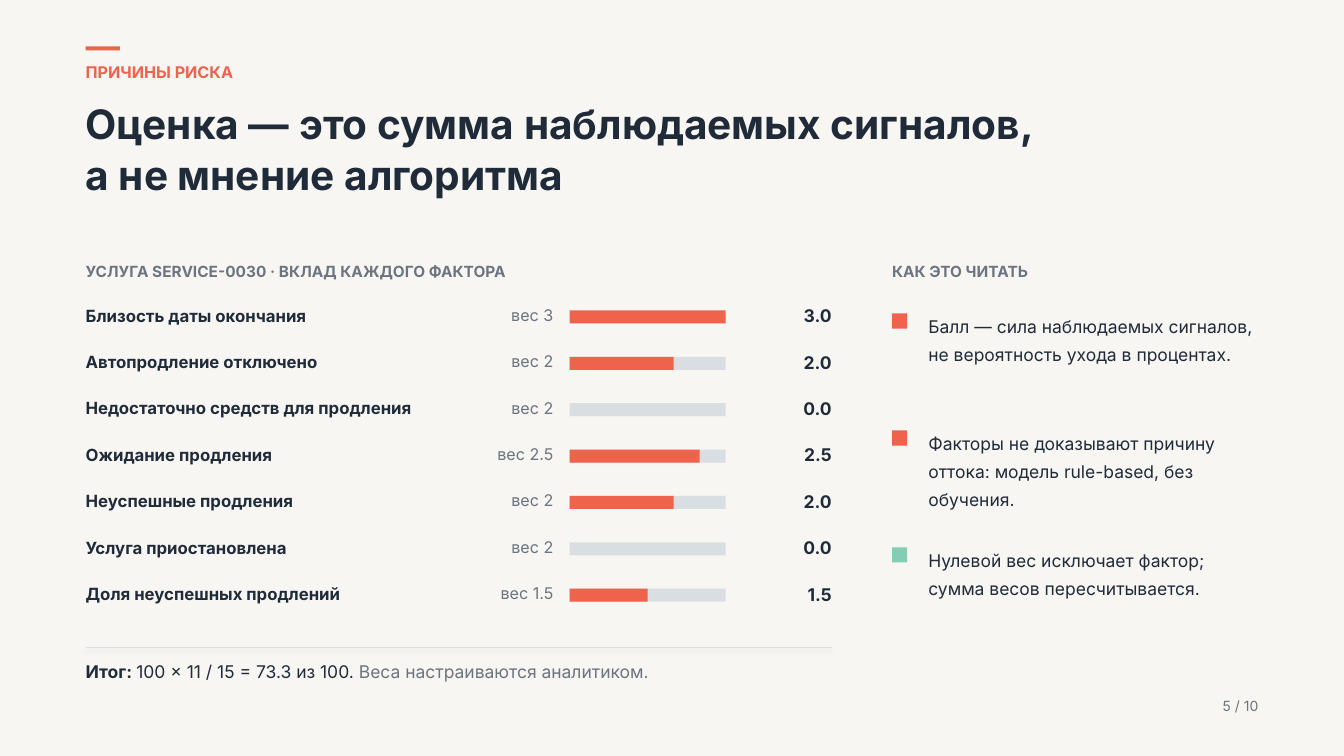
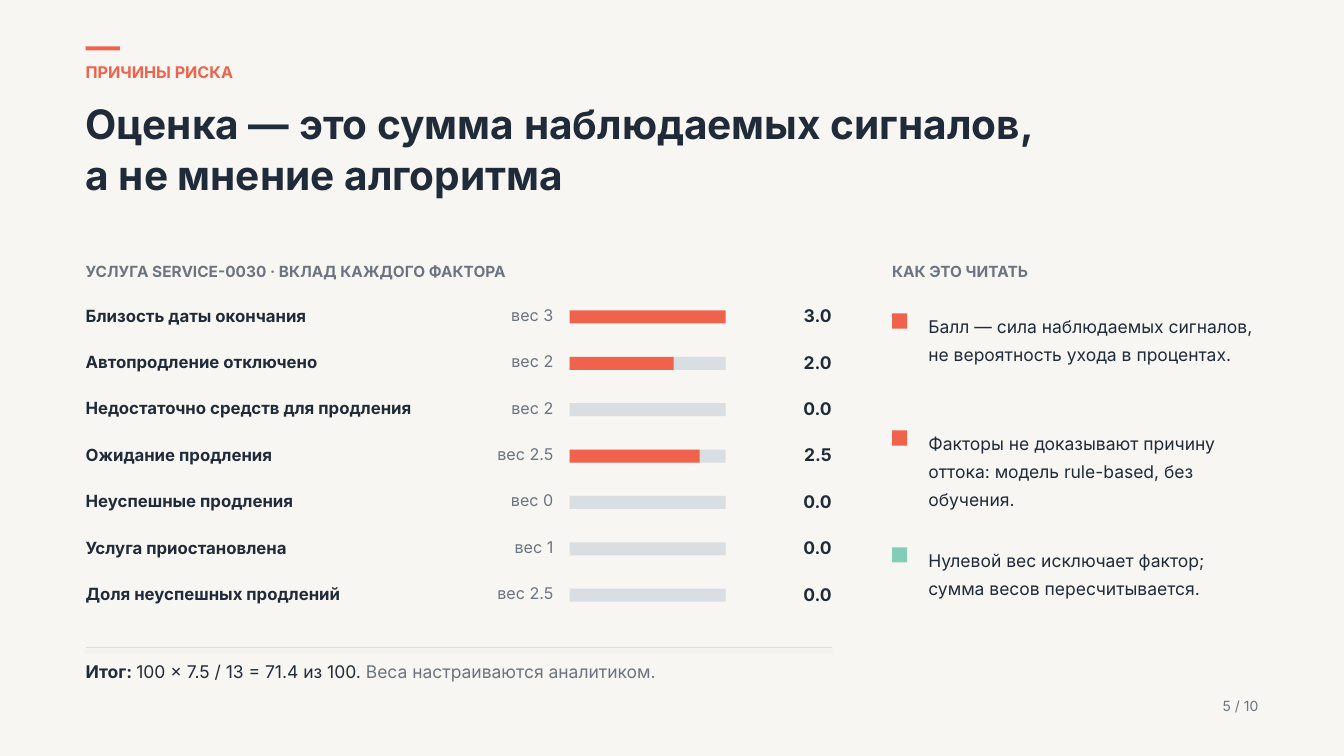
Before and after one commit to ForgeLabHub/ForgeAezaAnalizer, a slide deck: slide 5 of aeza_hackathon_osen_2026.pptx. Drawn at 1344x756 pixels with LibreOffice and Linux fonts; fonts in the diff are those of the drawing. Boxes give left, top, right and bottom in pixels: in the first picture for what was removed or moved away, otherwise in the second. Text is boxed around its words. In the diff, an @@ line names an element or a change of style, - is before the commit and + after.

```diff
--- a/aeza_hackathon_osen_2026.pptx
+++ b/aeza_hackathon_osen_2026.pptx
@@ text at (511,494,553,506): text changed @@
-вес 2
+вес 0
@@ rectangle removed at (570,496,674,509) @@
@@ text at (803,495,831,508): text changed @@
-2.0
+0.0
@@ text at (515,541,554,553): text changed @@
-вес 1.5
+вес 1
@@ text at (497,587,554,599): text changed @@
-вес 2
+вес 2.5
@@ rectangle removed at (570,589,648,602) @@
@@ text at (803,588,831,601): text changed @@
-1.5
+0.0
@@ text at (86,665,656,682): text changed @@
-Итог: 100 × 11 / 15 = 73.3 из 100. Веса настраиваются аналитиком.
+Итог: 100 × 7.5 / 13 = 71.4 из 100. Веса настраиваются аналитиком.
```
Also in this commit, not shown: 3 other slides changed, 1 other file.
